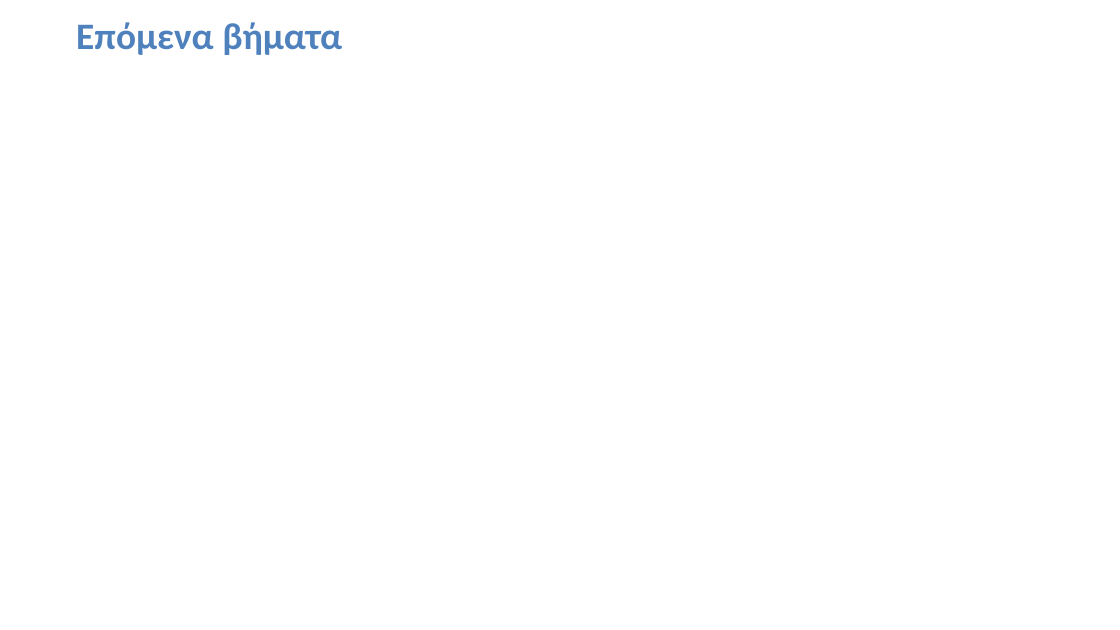
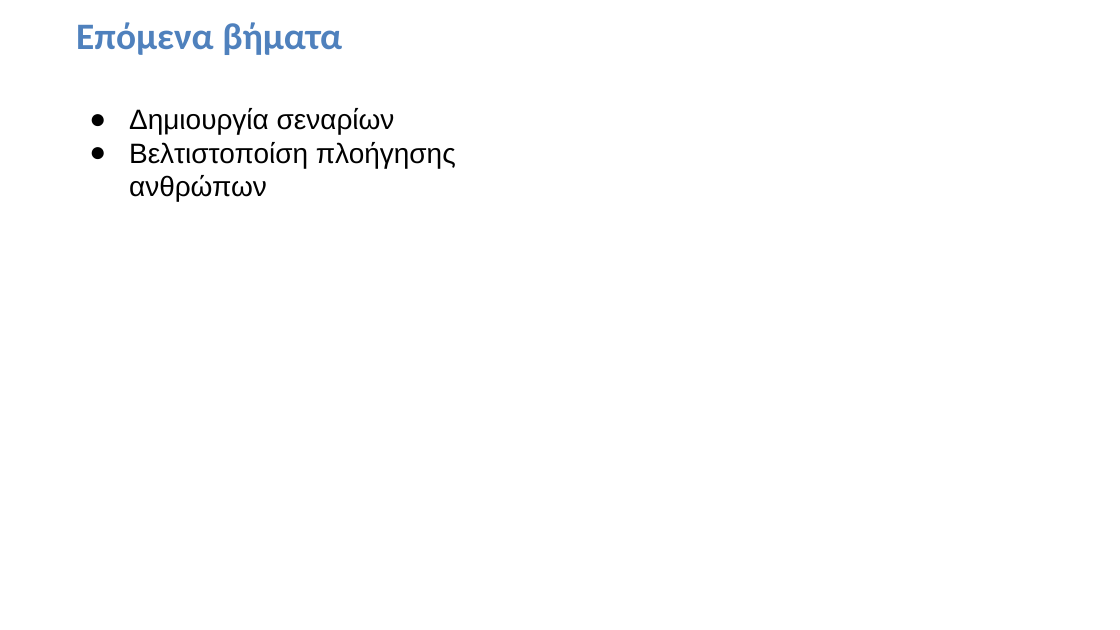
Before and after one commit to Theogoun/Thesis, a slide deck: slide 8 of Presentations/interim_presentation_template-ds.pptx. Drawn at 1120x630 pixels with LibreOffice and Linux fonts; fonts in the diff are those of the drawing; background and template pictures are left out. Boxes give left, top, right and bottom in pixels: in the first picture for what was removed or moved away, otherwise in the second. Text is boxed around its words. In the diff, an @@ line names an element or a change of style, - is before the commit and + after.

```diff
--- a/Presentations/interim_presentation_template-ds.pptx
+++ b/Presentations/interim_presentation_template-ds.pptx
@@ text added at <box>129,108,456,202</box>, 18 pt, text #000000 @@
+● Δημιουργία σεναρίων
+● Βελτιστοποίση πλοήγησης ανθρώπων
```
Also in this commit, not shown: 2 other slides changed.
